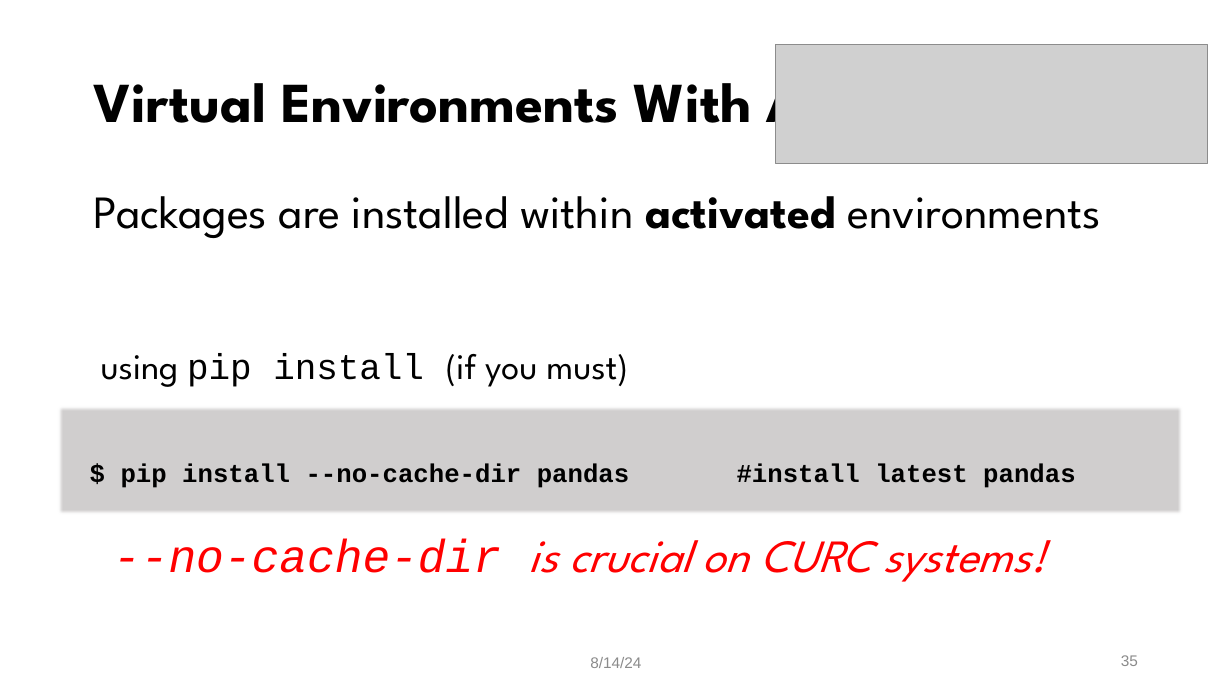
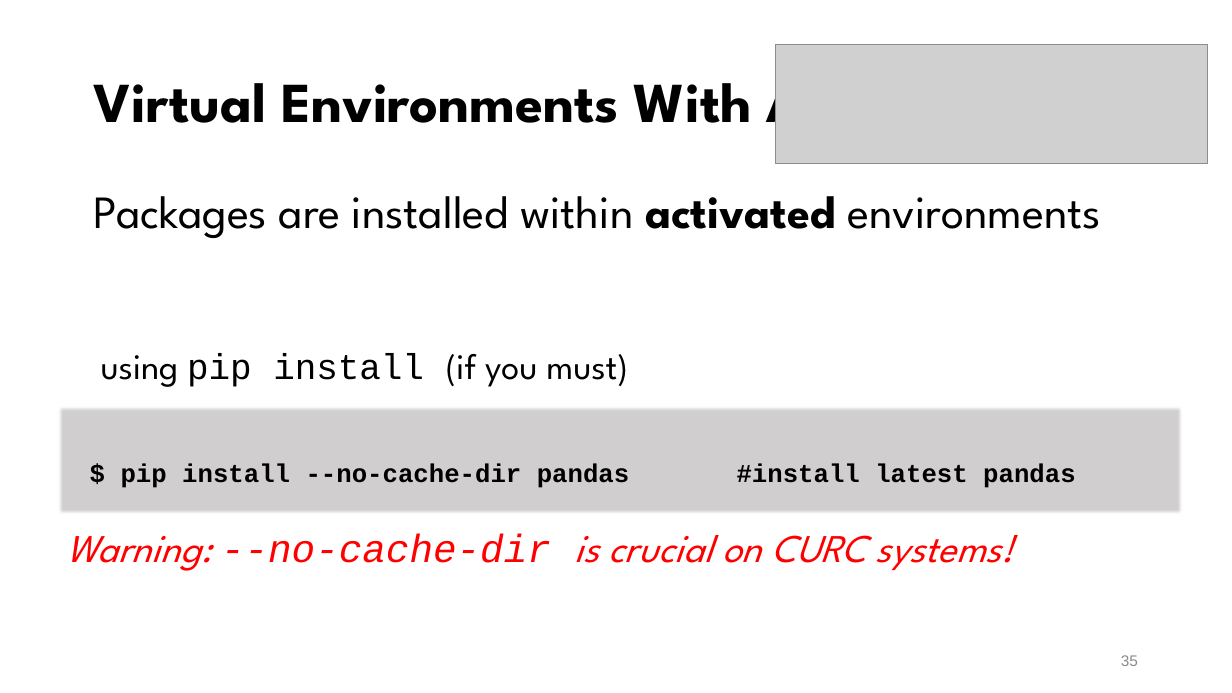
Before and after one commit to mohalkh5/hpc_fundamentals_micro_credential, a slide deck: slide 35 of installing_software/installing_software.pptx. Drawn at 1232x693 pixels with LibreOffice and Linux fonts; fonts in the diff are those of the drawing; grey boxes stand for pictures; background and template pictures are left out. Boxes give left, top, right and bottom in pixels: in the first picture for what was removed or moved away, otherwise in the second. Text is boxed around its words. In the diff, an @@ line names an element or a change of style, - is before the commit and + after.

```diff
--- a/installing_software/installing_software.pptx
+++ b/installing_software/installing_software.pptx
@@ text at box(67, 534, 1014, 571): text changed; size 36 to 30.6 pt @@
---no-cache-dir is crucial on CURC systems!
+Warning: --no-cache-dir is crucial on CURC systems!
@@ text removed at box(590, 657, 641, 668) @@
-8/14/24
```
Also in this commit, not shown: 44 other slides changed.
